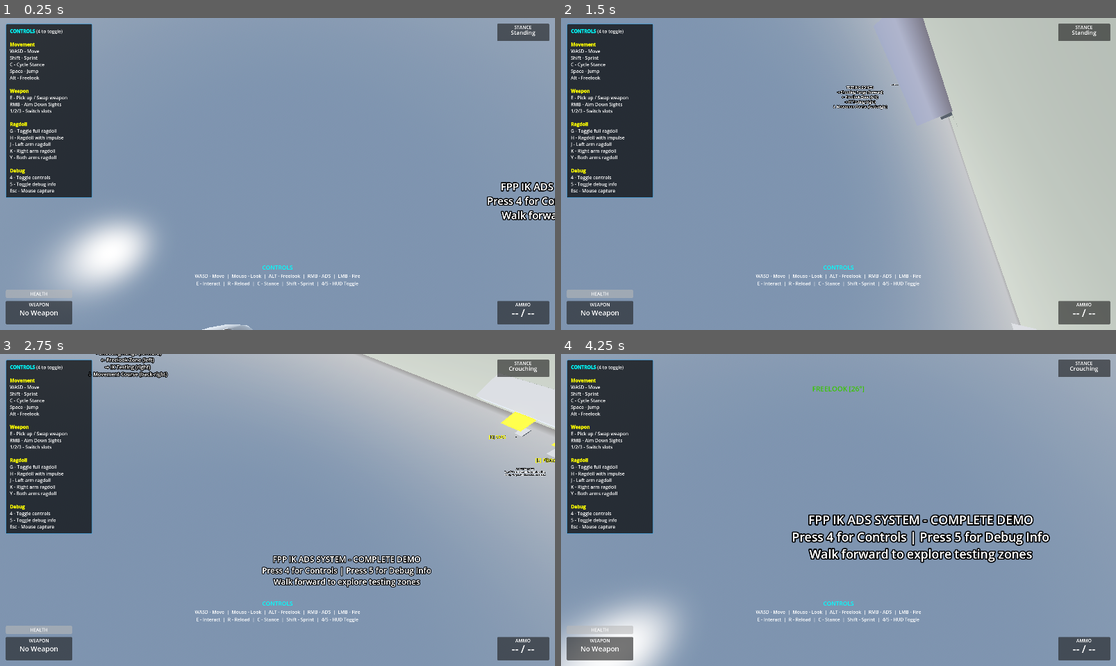
Above: before the commit, frames 1-4 (two rows, left to right).
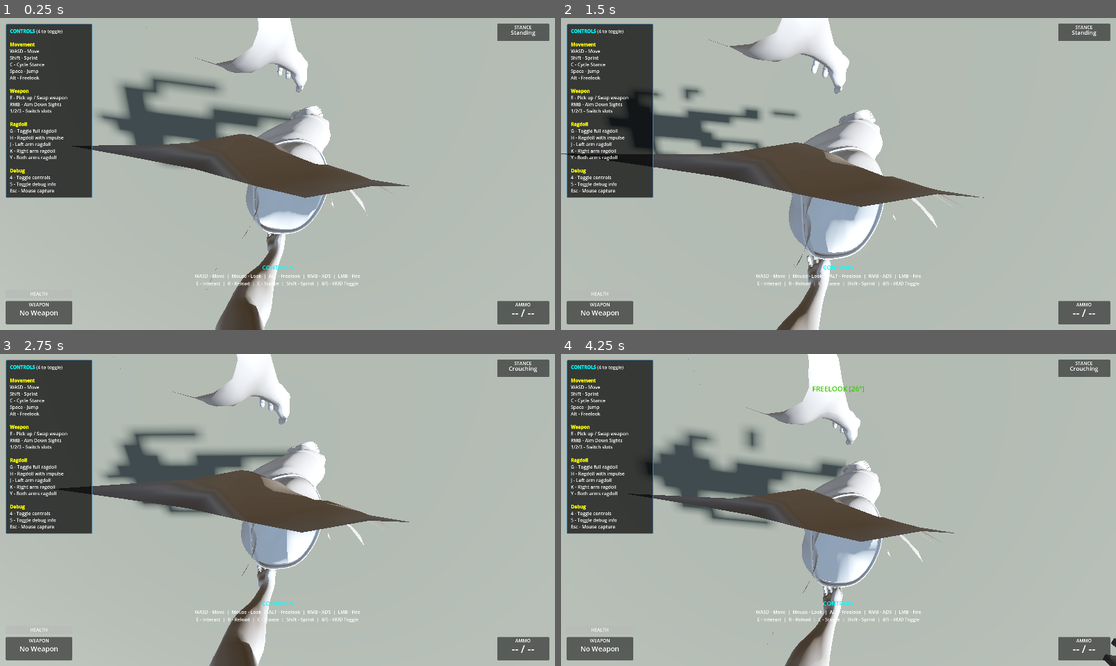
Above: after the commit, the same moments.

Repository: lmf-git/fpp-ik-ads
Game: Godot game, scene res://scenes/enhanced_demo.tscn
Two runs of this game, one before a commit and one after it. Both use one fixed random seed, a clock stepped at 60 frames per second and the inputs below.
Inputs (mouse positions are in pixels of both pictures, inside the frame that each line leads up to):
- Up to frame 1 (0.25 s): no input
- Up to frame 2 (1.5 s): tap Enter (ui_accept) at 0.5 s; move the mouse to (866, 174) at 0.52 s; hold W (move_forward) from 0.53 s (still down); tap G at 0.6 s; click (866, 174) at 0.67 s; tap Space (jump) at 0.77 s; move the mouse to (810, 174) at 1.27 s; right-click (810, 174) at 1.35 s
- Up to frame 3 (2.75 s): keep holding W (move_forward); tap Space (jump) at 1.52 s; tap G at 1.55, 2.3 s; move the mouse to (288, 503) at 2.02 s; tap C (crouch) at 2.1 s
- Up to frame 4 (4.25 s): keep holding W (move_forward); move the mouse to (832, 516) at 2.77 s; click (832, 516) at 2.85 s; tap Space (jump) at 3.02, 3.77 s; tap G at 3.05, 3.8 s; move the mouse to (877, 513) at 3.52 s; hold Alt (freelook) from 3.53 s (still down)

The runs differ from the first frame. In frame 1, 86% of the frame differs, in the area x 0-100%, y 0-100%; in frame 2, 56%; in frame 3, 74%; in frame 4, 87%.

Commit message:
Fix camera orientation and change ragdoll key
Camera rotation fix:
- Rotated camera 180° around Y axis (looking backward +Z instead of forward -Z)
- Character model was facing opposite direction from expected
- This fixes inverted movement controls (W/S and A/D were reversed)
- Transform: -1, 0, 0 on X and Z basis vectors (180° Y rotation)

Ragdoll key change:
- Changed full ragdoll toggle from G key to R key (as requested)
- R key was reserved for reload but reload is not yet implemented
- Partial ragdoll keys (J/K/Y/U) remain unchanged

This should fix the movement inversion issue where:
- W moved backward instead of forward
- S moved forward instead of backward
- A/D were also inverted

Diff:
--- a/scenes/character_skeleton_player.tscn
+++ b/scenes/character_skeleton_player.tscn
@@ -40,7 +40,7 @@
 bone_idx = 7
 
 [node name="Camera3D" type="Camera3D" parent="CharacterModel/RootNode/Skeleton3D/HeadAttachment"]
-transform = Transform3D(1, 0, 0, 0, 1, 0, 0, 0, 1, 0, 0.15, 0)
+transform = Transform3D(-1, 0, 1.22465e-16, 0, 1, 0, -1.22465e-16, 0, -1, 0, 0.15, 0)
 
 [node name="InteractionRay" type="RayCast3D" parent="CharacterModel/RootNode/Skeleton3D/HeadAttachment/Camera3D"]
 transform = Transform3D(1, 0, 0, 0, 1, 0, 0, 0, 1, 0, 0, 0)
--- a/scripts/skeleton_fpp_controller.gd
+++ b/scripts/skeleton_fpp_controller.gd
@@ -164,7 +164,7 @@
 
 	# Ragdoll controls
 	if event is InputEventKey and event.pressed:
-		if event.keycode == KEY_G:
+		if event.keycode == KEY_R:
 			_toggle_ragdoll()
 		elif event.keycode == KEY_H:
 			_test_ragdoll_impulse()
